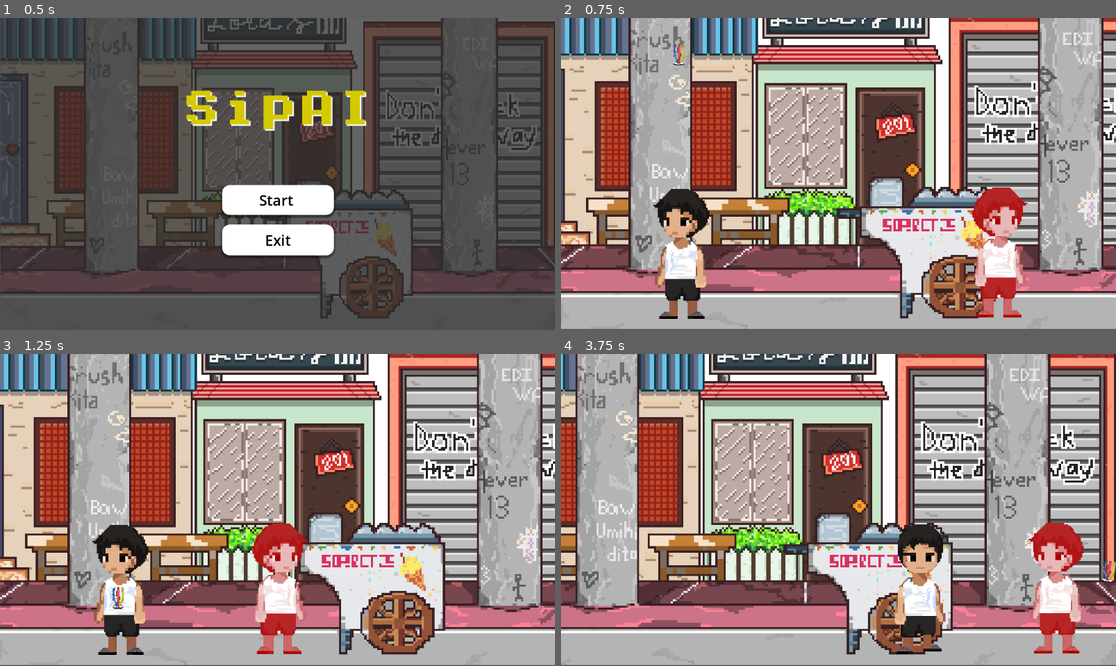
Above: before the commit, frames 1-4 (two rows, left to right).
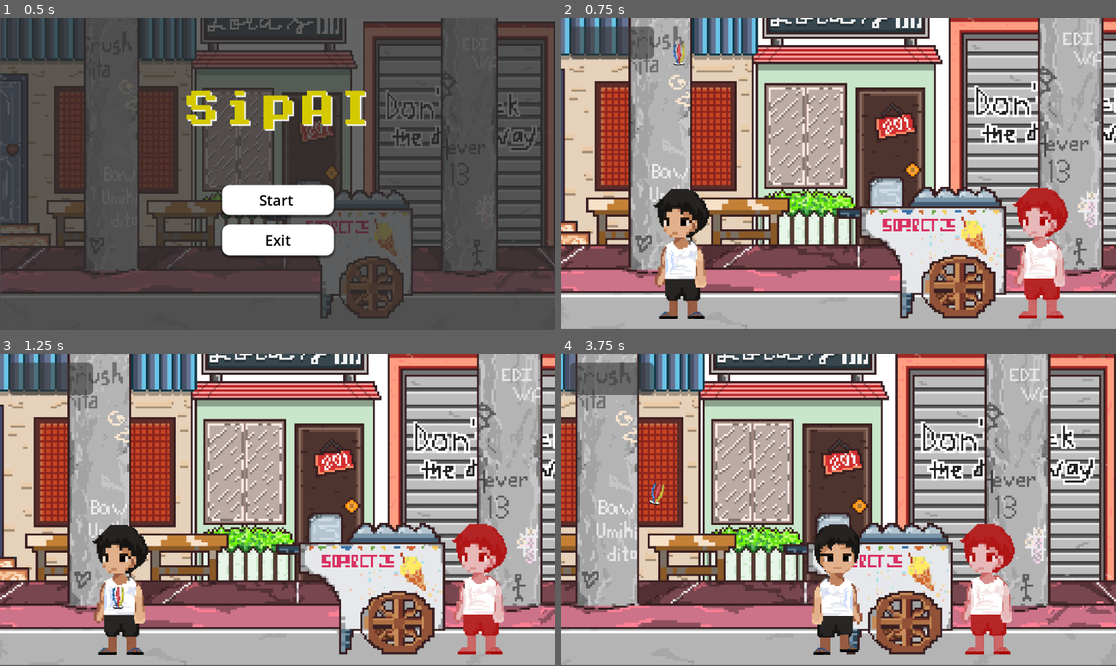
Above: after the commit, the same moments.

Repository: jehya/SipAI
Game: Godot game, scene res://scenes/main_menu.tscn
The game is run twice, just before and just after one commit, with the same random seed, the same clock (stepped at 60 frames per second) and the same inputs.
Inputs:
- Up to frame 1 (0.5 s): no input
- Up to frame 2 (0.75 s): click "Start" at 0.5 s
- Up to frame 3 (1.25 s): no input
- Up to frame 4 (3.75 s): hold D (move_right) 1.28-2.78 s; tap one key every 0.75 s from 1.35 s: L (kick_high) K (kick_medium) J (kick_short) L (kick_high); hold Left (move_left) 2.78-3.53 s; hold D (move_right) from 3.53 s (still down)

Frame 1 is identical in both runs. In frame 2, 6.6% of the frame differs, in the area x 1-92%, y 2-97%; in frame 3, 7.0%; in frame 4, 13%, in the area x 1-100%, y 2-97%.

Commit message:
added turn manager
added turn manager

Diff:
--- a/scenes/game.tscn
+++ b/scenes/game.tscn
@@ -1,9 +1,10 @@
-[gd_scene load_steps=9 format=4 uid="uid://b1mygb0vqyh2a"]
+[gd_scene load_steps=12 format=4 uid="uid://b1mygb0vqyh2a"]
 
 [ext_resource type="PackedScene" uid="uid://c7hs8oh4x4uxb" path="res://scenes/player.tscn" id="1_uwrxv"]
 [ext_resource type="Texture2D" uid="uid://daw8a8sjcvy1h" path="res://assets/bg_game.png" id="1_yqjtg"]
 [ext_resource type="PackedScene" uid="uid://cweq2e8cmrddl" path="res://scenes/sipa.tscn" id="3_lnu2h"]
 [ext_resource type="PackedScene" uid="uid://cjsfchw24vwqg" path="res://scenes/ai.tscn" id="5_iywne"]
+[ext_resource type="Script" uid="uid://dests1ga6xay3" path="res://scripts/turn_manager.gd" id="5_p57ef"]
 
 [sub_resource type="TileSetAtlasSource" id="TileSetAtlasSource_lnu2h"]
 texture = ExtResource("1_yqjtg")
@@ -469,6 +470,16 @@
 [sub_resource type="WorldBoundaryShape2D" id="WorldBoundaryShape2D_lnu2h"]
 normal = Vector2(-1, 0)
 
+[sub_resource type="RectangleShape2D" id="RectangleShape2D_iywne"]
+size = Vector2(595.34, 33.75)
+
+[sub_resource type="StyleBoxFlat" id="StyleBoxFlat_iywne"]
+bg_color = Color(0.215902, 0.215902, 0.215902, 0.596078)
+corner_radius_top_left = 10
+corner_radius_top_right = 10
+corner_radius_bottom_right = 10
+corner_radius_bottom_left = 10
+
 [node name="Game" type="Node2D"]
 
 [node name="TileMap" type="TileMap" parent="."]
@@ -510,7 +521,7 @@
 collision_mask = 7
 
 [node name="CollisionPolygon2D" type="CollisionPolygon2D" parent="Boundaries/horizontal"]
-polygon = PackedVector2Array(-161, 0, 445, -1, 531, -2, 528, -317, -235, -316, -237, 1, -162, 0, -158, 32, -158, 62, -296, 61, -295, -373, 592, -375, 587, 62, -159, 62)
+polygon = PackedVector2Array(-161, 0, 445, -1, 464, -3, 459, -317, -183, -314, -182, -140, -182, -1, -162, 0, -158, 32, -158, 62, -296, 61, -295, -373, 592, -375, 587, 62, -159, 62)
 
 [node name="leftlimit" type="StaticBody2D" parent="Boundaries"]
 position = Vector2(-24, -3)
@@ -524,4 +535,24 @@
 [node name="CollisionShape2D" type="CollisionShape2D" parent="Boundaries/rightlimit"]
 shape = SubResource("WorldBoundaryShape2D_lnu2h")
 
+[node name="GroundArea" type="Area2D" parent="Boundaries"]
+collision_layer = 16
+collision_mask = 4
+
+[node name="CollisionShape2D" type="CollisionShape2D" parent="Boundaries/GroundArea"]
+position = Vector2(279, 113)
+shape = SubResource("RectangleShape2D_iywne")
+
 [node name="CanvasLayer" type="CanvasLayer" parent="."]
+
+[node name="Panel" type="Panel" parent="CanvasLayer"]
+offset_left = 19.0
+offset_top = 18.0
+offset_right = 193.0
+offset_bottom = 85.0
+theme_override_styles/panel = SubResource("StyleBoxFlat_iywne")
+
+[node name="TurnManager" type="Node" parent="."]
+script = ExtResource("5_p57ef")
+
+[connection signal="body_entered" from="Boundaries/GroundArea" to="Sipa" method="_on_ground_area_body_entered"]
--- a/scripts/ai.gd
+++ b/scripts/ai.gd
@@ -12,6 +12,8 @@
 var juggle_limit = 3
 var is_juggling = false
 var is_kicking = false
+var is_my_turn = false
+
 
 # AI behavior state
 enum AIState { IDLE, MOVING_TO_SIPA, JUGGLING, WAITING }
@@ -28,6 +30,10 @@
 	add_to_group("enemy")
 
 func _physics_process(delta):
+
+	if not is_my_turn:
+		return  # AI waits until turn starts
+
 	# Apply gravity
 	if not is_on_floor():
 		velocity += get_gravity() * delta
@@ -58,11 +64,18 @@
 
 	match current_state:
 		AIState.IDLE:
+
+			var turn_manager = get_node("/root/Game/TurnManager")
+			if not turn_manager.is_ai_turn():
+				return  # Stay idle if it’s not AI’s turn
 			# Wait a bit, then start moving toward sipa
-			if juggle_timer <= 0:
-				current_state = AIState.MOVING_TO_SIPA
-				juggle_timer = 1.0  # Give sipa time to settle
-				print("AI: Starting to move toward sipa")
+	# Countdown before starting movement
+			if juggle_timer > 0:
+				return
+
+			current_state = AIState.MOVING_TO_SIPA
+			print("AI: Starting to move toward sipa")
+
 
 		AIState.MOVING_TO_SIPA:
 			move_toward_sipa()
@@ -113,7 +126,15 @@
 		current_state = AIState.JUGGLING
 		juggle_timer = 0.3
 
+
+
 func perform_juggle():
+	var turn_manager = get_node("/root/Game/TurnManager")
+	if not turn_manager.is_ai_turn():
+		print("AI tried to kick out of turn!")
+		return  # Don’t kick if not AI's turn
+
+
 	if is_kicking:
 		return
 
@@ -137,6 +158,12 @@
 	juggle_timer = 0.8  # Wait before next juggle
 
 func perform_final_kick():
+
+	var turn_manager = get_node("/root/Game/TurnManager")
+	if not turn_manager.is_ai_turn():
+		print("AI tried to kick out of turn!")
+		return  # Don’t kick if not AI's turn
+
 	if is_kicking:
 		return
 
@@ -155,6 +182,9 @@
 
 	var impulse = Vector2(direction_to_player * force * 0.8, -force)
 	sipa.apply_central_impulse(impulse)
+
+	await get_tree().create_timer(0.3).timeout  # Let animation/sipa settle
+	turn_manager.successful_juggle()  # This ends turn with success
 
 func finish_juggling():
 	print("AI: Finished juggling, waiting...")
@@ -205,3 +235,22 @@
 	print("Juggle count: ", juggle_count, "/", juggle_limit)
 	print("Is kicking: ", is_kicking)
 	print("Timers - Juggle: ", juggle_timer, " Kick: ", kick_cooldown)
+
+#func start_ai_turn(juggles_required):
+	# Use a timer or yield-based loop to kick the ball n times
+	#for i in juggles_required:
+		#await get_tree().create_timer(0.6).timeout
+		#perform_juggle()
+
+func start_turn():
+	print("AI: My turn has started!")
+	is_my_turn = true
+	await get_tree().create_timer(0.1).timeout
+	current_state = AIState.IDLE
+	juggle_timer = 1.0
+
+func end_turn():
+	is_my_turn = false
+	velocity = Vector2.ZERO
+	current_state = AIState.IDLE
+	print("AI: My turn is over.")
--- a/scripts/sipa.gd
+++ b/scripts/sipa.gd
@@ -21,6 +21,17 @@
 
 func _physics_process(delta):
 	if touching_body == null:
+		return
+
+
+
+	var turn_manager = get_node("/root/Game/TurnManager")
+
+
+	# Prevent wrong turn kicks
+	if touching_body.is_in_group("player") and not turn_manager.is_player_turn():
+		return
+	if touching_body.is_in_group("enemy") and not turn_manager.is_ai_turn():
 		return
 
 	# Only apply impulse if the body is currently in kick (Layer 3 → bit 4 = 8)
@@ -47,10 +58,13 @@
 		var impulse = Vector2(horizontal * 200, -force).normalized() * force
 		apply_central_impulse(impulse)
 
+		turn_manager.successful_juggle()
+
 		print("Impulse by:", touching_body.name, " → ", impulse)
 
 		# prevent multiple impulses during same kick
 		touching_body = null
+
 func start_round(who_starts: String):
 	# Always collide with floor (Layer 4 = 8) + current kicker
 	match who_starts:
@@ -60,3 +74,9 @@
 			collision_mask = 2 | 8  # AI (2) + floor (8)
 
 	print("Sipa collision mask set for:", who_starts)
+
+
+func _on_ground_area_body_entered(body: Node2D) -> void:
+	if body == self:
+		print("Sipa hit the ground!")
+		get_node("/root/Game/TurnManager").end_turn(false)
--- /dev/null
+++ b/scripts/turn_manager.gd
@@ -0,0 +1,81 @@
+extends Node
+
+signal turn_started(player_name)
+signal game_over(winner)
+
+var current_turn = "Player"
+var current_juggles = 0
+var required_juggles = 3
+var player_lives = 3
+var ai_lives = 3
+
+func _ready():
+	start_turn()
+
+func start_turn():
+	current_juggles = 0
+	emit_signal("turn_started", current_turn)
+	print("%s's turn! Juggles required: %d" % [current_turn, required_juggles])
+
+	if current_turn == "AI":
+		var ai_node = get_node("/root/Game/AI")  # Adjust if needed
+		ai_node.start_turn()  # Let the AI begin kickingaaaaaaasdajskkad
+
+func successful_juggle():
+	current_juggles += 1
+	if current_juggles >= required_juggles:
+		end_turn(true)
+
+func end_turn(success: bool):
+	if not success:
+		if current_turn == "Player":
+			player_lives -= 1
+		else:
+			ai_lives -= 1
+
+		print("%s missed! Lives remaining - Player: %d, AI: %d" %
+			  [current_turn, player_lives, ai_lives])
+
+		check_game_over()
+
+		# ✅ Stop everything if the game is over
+		if player_lives <= 0 or ai_lives <= 0:
+			return  # Game over — do NOT continue
+
+		# Player/AI still has lives → retry same turn
+		start_turn()
+		return
+
+	else:
+		# Successful juggling: increase difficulty and switch turn
+		required_juggles += 1
+
+		# Reset lives on success (optional)
+		if current_turn == "Player":
+			player_lives = 3
+		else:
+			ai_lives = 3
+
+		# Switch turn
+		current_turn = "AI" if current_turn == "Player" else "Player"
+
+	start_turn()
+
+
+func check_game_over():
+	if player_lives <= 0:
+		print("GAME OVER: AI wins!")
+		get_tree().paused = true
+		emit_signal("game_over", "AI")
+	elif ai_lives <= 0:
+		print("GAME OVER: Player wins!")
+		get_tree().paused = true
+		emit_signal("game_over", "Player")
+
+
+
+func is_player_turn() -> bool:
+	return current_turn == "Player"
+
+func is_ai_turn() -> bool:
+	return current_turn == "AI"
Not shown, added: scripts/turn_manager.gd.uid
